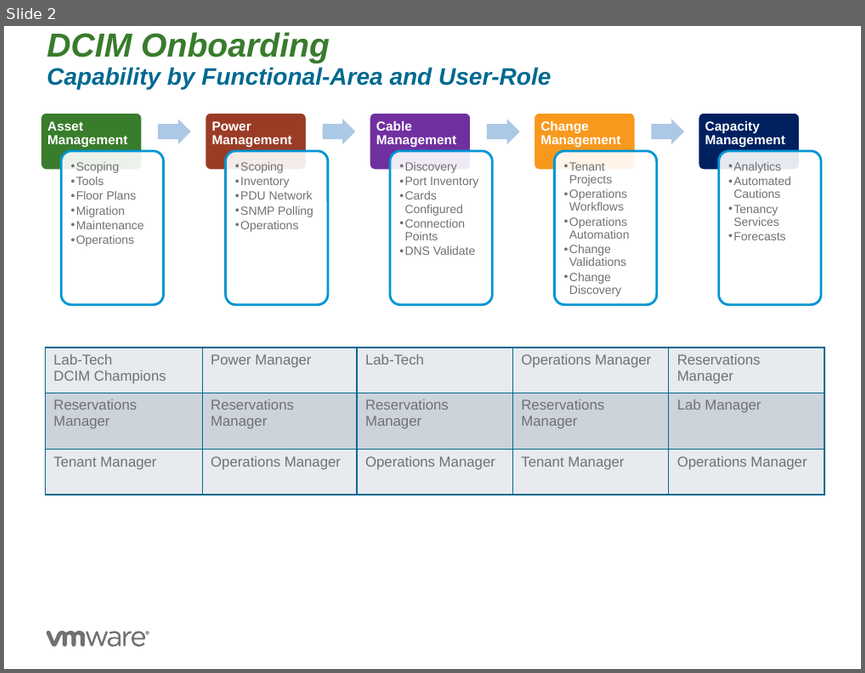
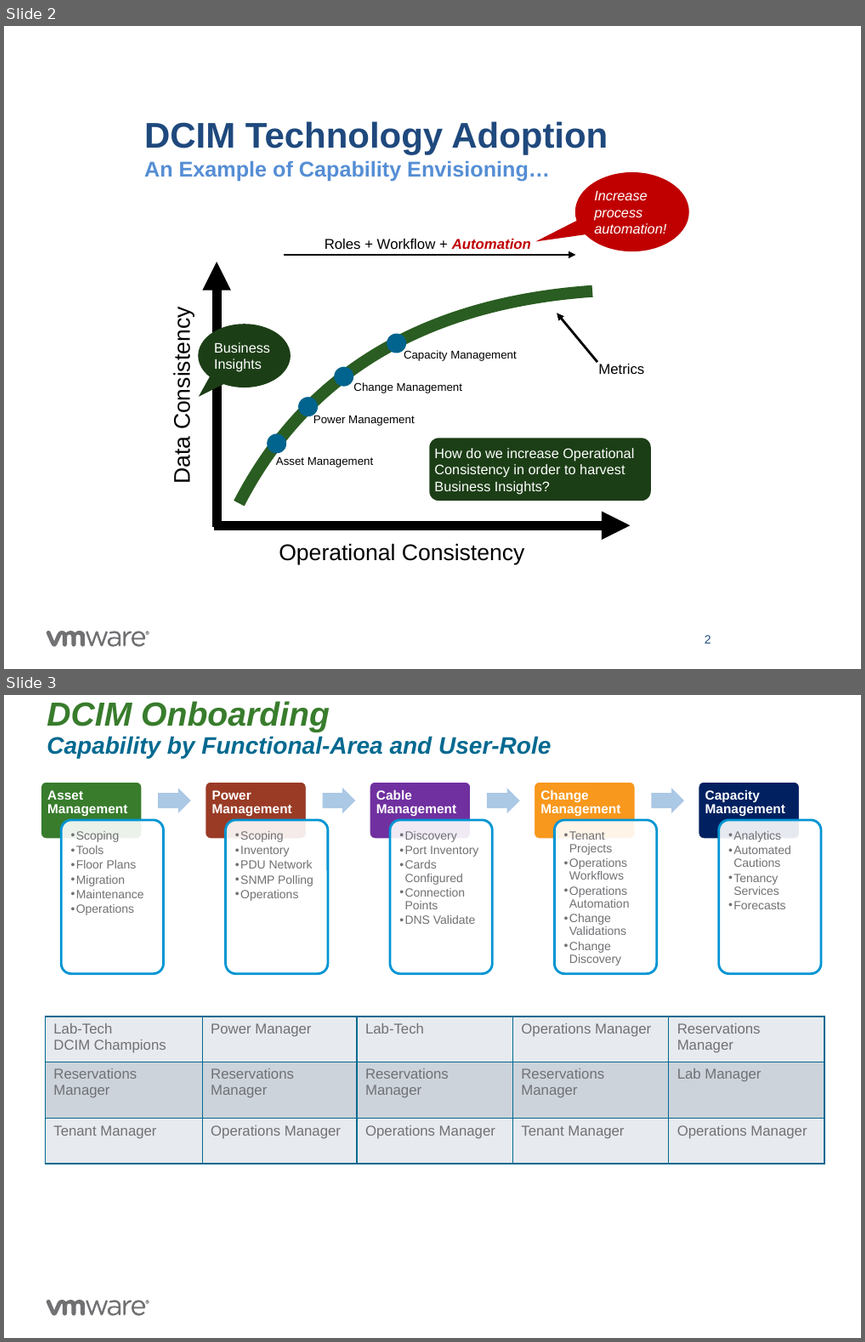
Before and after one commit to UsefulEngines/DcimTechnologyAdoption, a slide deck: DCIM-Onboarding/DCIM-Onboarding-GENERAL.pptx. Shown one above the other, each under a label of ours: slide 2 before the commit, slides 2 and 3 after it. The pictures are 865x673 and 865x1342 pixels, drawn with LibreOffice and Linux fonts; fonts in the diff are those of the drawing; background and template pictures are left out. Boxes give left, top, right and bottom in pixels: in the first picture for what was removed or moved away, otherwise in the second. Text is boxed around its words. In the diff, an @@ line names an element or a change of style, - is before the commit and + after.

Commit message:
Update
Update

```diff
--- a/DCIM-Onboarding/DCIM-Onboarding-GENERAL.pptx
+++ b/DCIM-Onboarding/DCIM-Onboarding-GENERAL.pptx
@@ slide 2 added at (4,26,861,669), background #FFFFFF; not listed: 7 template elements that a slide beside it also shows @@
@@ text added at (144,121,608,181), 18 pt, text #558ED5, bold @@
+DCIM Technology Adoption
+An Example of Capability Envisioning…
@@ speech bubble added at (574,172,688,251), fill #C00000, 11.6 pt, text #FFFFFF, italic @@
+Increase process automation!
@@ arrow added from (284, 255) to (575, 255), #000000 2 pt @@
@@ text added at (324,238,531,249), 12 pt, text #000000 @@
+Roles + Workflow + Automation
@@ freeform shape added at (239,290,591,502), fill #FFFFFF, outline #2A5D21 10 pt @@
@@ group added at (170,261,630,564): 2 arrows, 2 texts @@
+Operational Consistency
+Data Consistency
@@ speech bubble added at (198,324,290,386), fill #1C3E16, 11.6 pt, text #FFFFFF @@
+Business Insights
@@ arrow added from (597, 362) to (556, 313), #000000 2 pt @@
@@ group added at (267,334,516,467): 4 ellipses, 4 texts @@
+Asset Management
+Power Management
+Change Management
+Capacity Management
@@ text added at (598,363,644,374), 12 pt, text #000000 @@
+Metrics
@@ rounded rectangle added at (429,437,650,499), fill #1C3E16, 11.6 pt, text #FFFFFF @@
+How do we increase Operational Consistency in order to harvest Business Insights?
@@ page number added at (704,635,711,643), 10 pt, text #1F497D @@
+2
@@ what was slide 2 is now slide 3 @@
```
